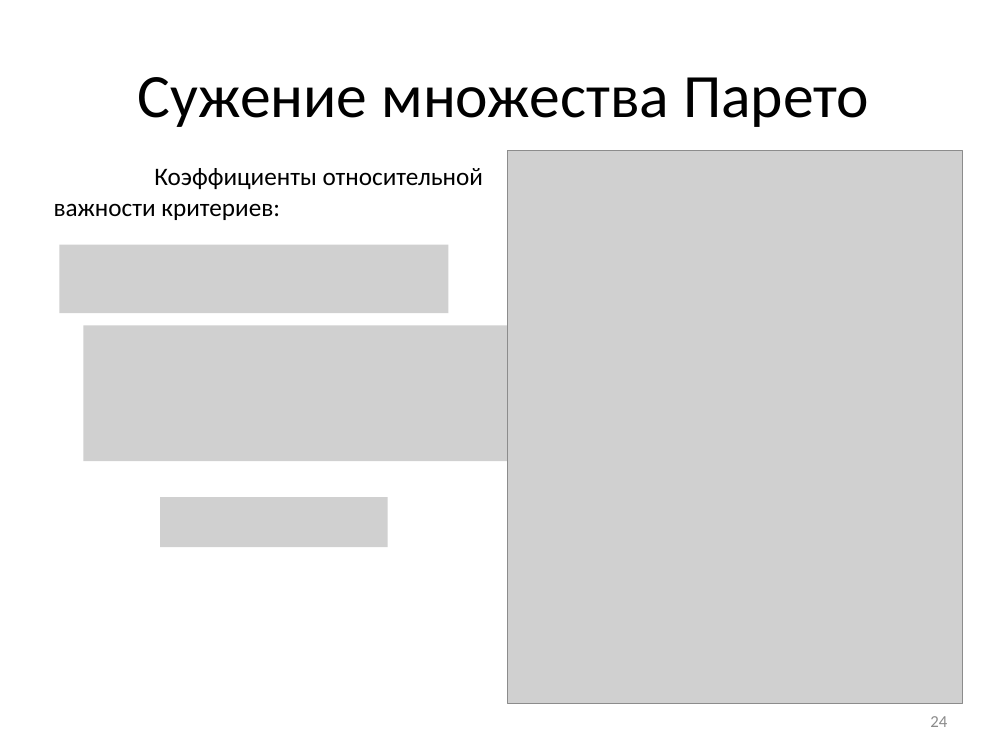
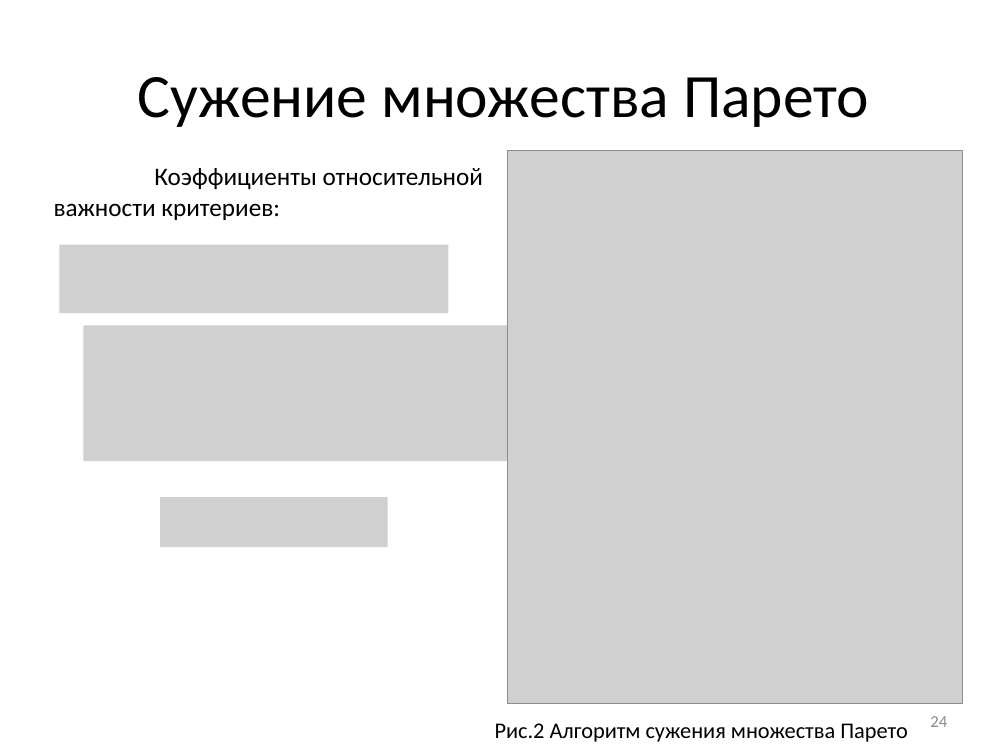
Before and after one commit to arkuzmin/diplom, a slide deck: slide 24 of optimization/4 семестр/Смотр 19.05.14/Презентация.pptx. Drawn at 1008x756 pixels with LibreOffice and Linux fonts; fonts in the diff are those of the drawing; grey boxes stand for pictures. Boxes give left, top, right and bottom in pixels: in the first picture for what was removed or moved away, otherwise in the second. Text is boxed around its words. In the diff, an @@ line names an element or a change of style, - is before the commit and + after.

```diff
--- a/optimization/4 семестр/Смотр 19.05.14/Презентация.pptx
+++ b/optimization/4 семестр/Смотр 19.05.14/Презентация.pptx
@@ text added at <box>495,723,908,742</box>, 16 pt, text #000000 @@
+Рис.2 Алгоритм сужения множества Парето
```
Also in this commit, not shown: 13 other slides changed, 1 slide added, 1 slide removed, 2 other files.
